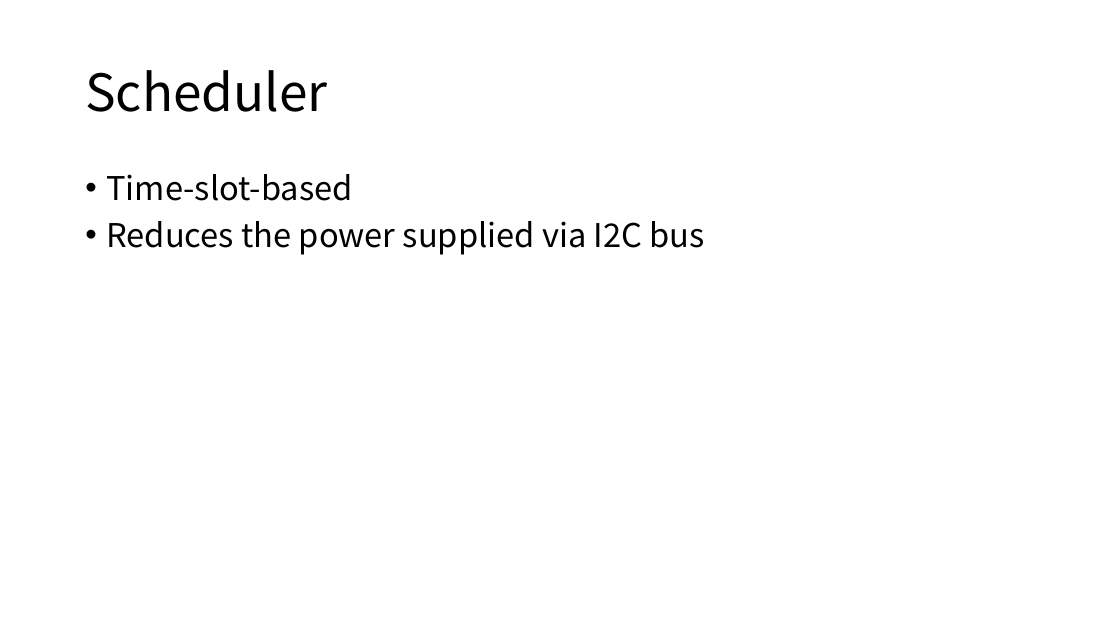
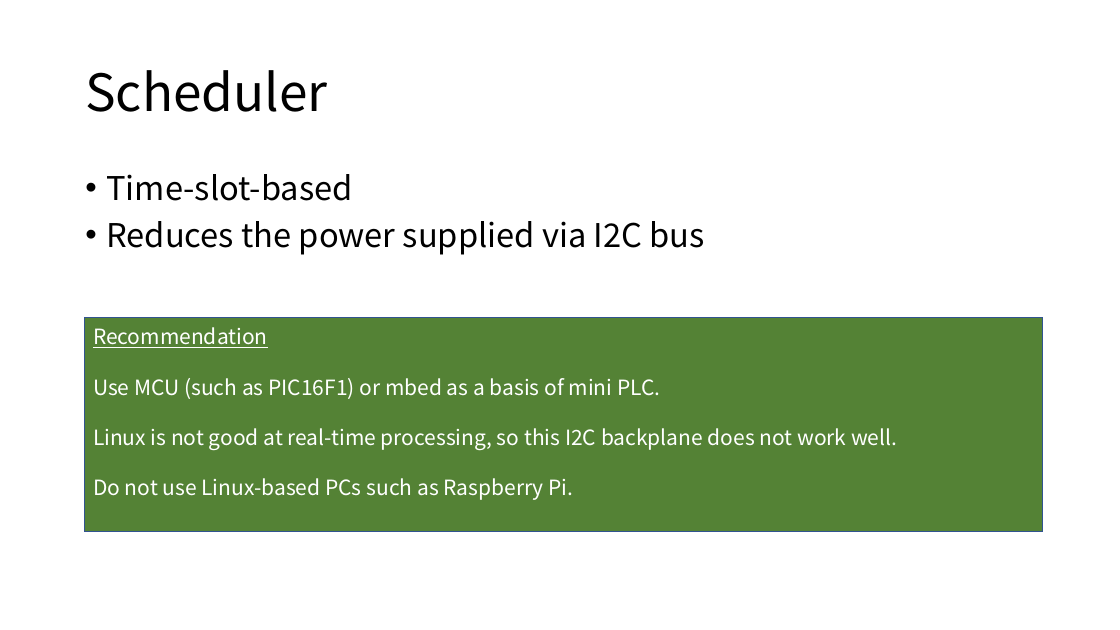
Before and after one commit to araobp/sensor-network, a slide deck: slide 4 of doc/I2C_BACKPLANE_SPEC.pptx. Drawn at 1120x630 pixels with LibreOffice and Linux fonts; fonts in the diff are those of the drawing. Boxes give left, top, right and bottom in pixels: in the first picture for what was removed or moved away, otherwise in the second. Text is boxed around its words. In the diff, an @@ line names an element or a change of style, - is before the commit and + after.

```diff
--- a/doc/I2C_BACKPLANE_SPEC.pptx
+++ b/doc/I2C_BACKPLANE_SPEC.pptx
@@ rectangle added at (x1=85, y1=318, x2=1044, y2=531), fill #548235, outline #325491 1 pt, 18 pt, text #FFFFFF @@
+Recommendation
+Use MCU (such as PIC16F1) or mbed as a basis of mini PLC.
+Linux is not good at real-time processing, so this I2C backplane does not work well.
+Do not use Linux-based PCs such as Raspberry Pi.
```
Also in this commit, not shown: 1 other slide changed, 3 other files.
